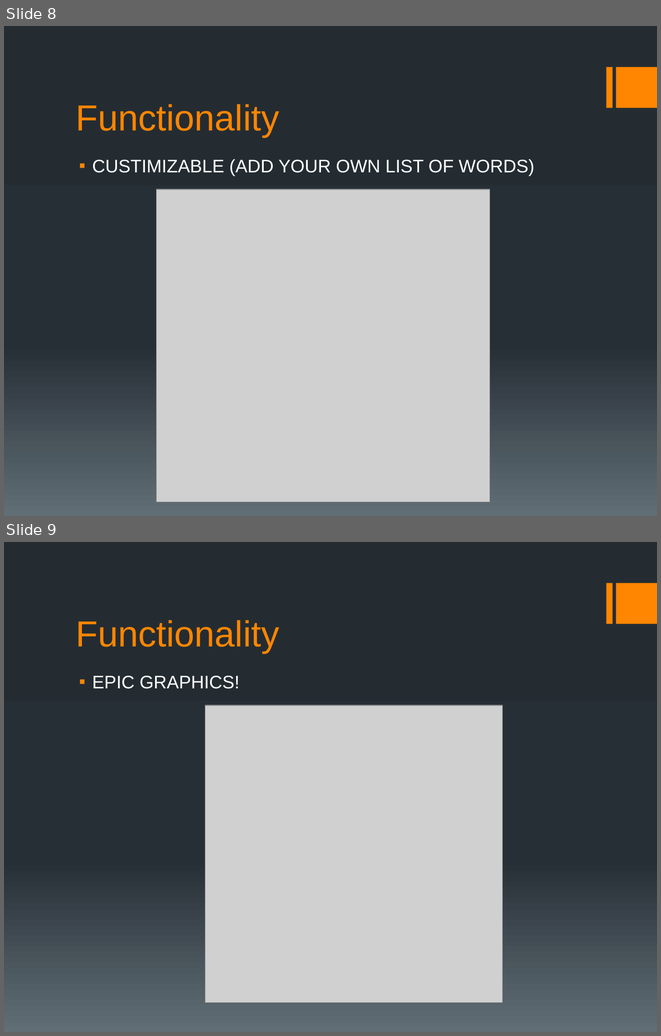
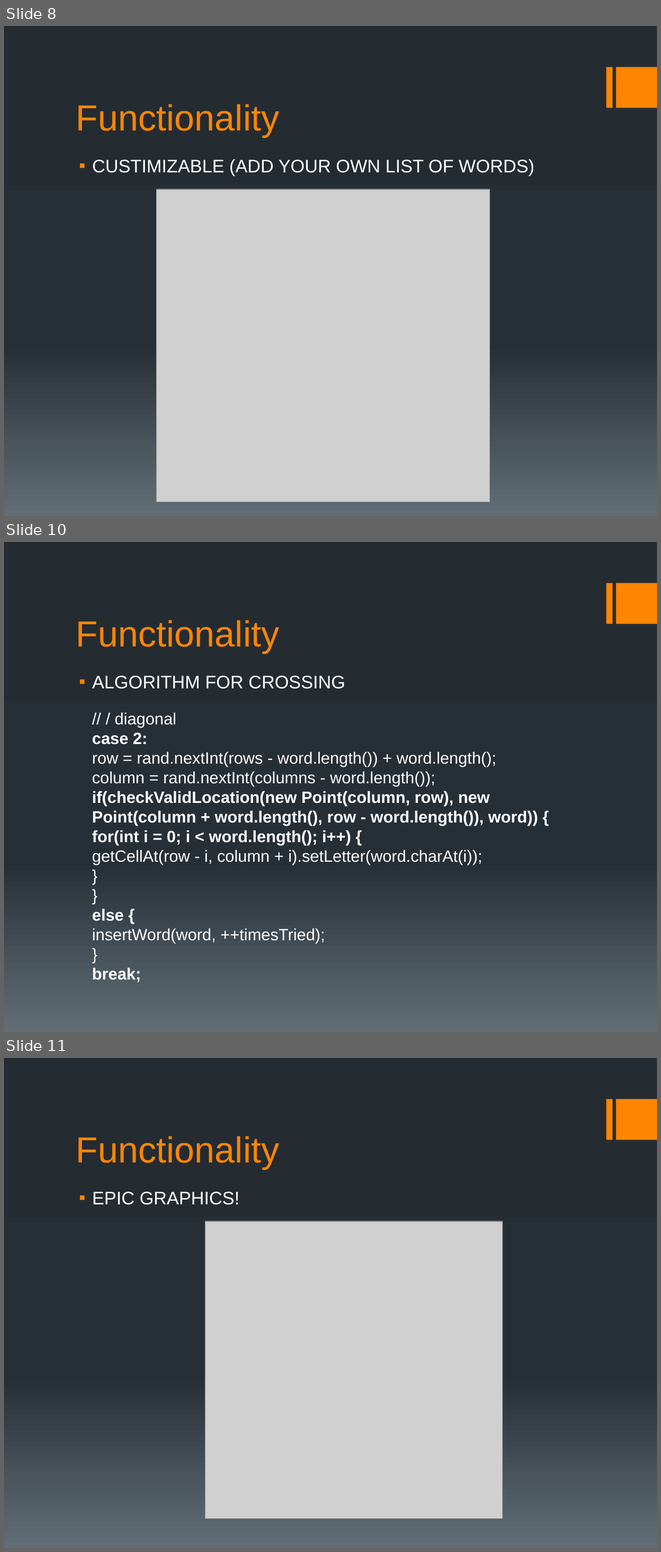
Before and after one commit to nplasterer/WordSearch, a slide deck: Word Search.pptx. Shown one above the other, each under a label of ours: slides 8 and 9 before the commit, slides 8, 10 and 11 after it; the slides between them are not shown. The pictures are 661x1036 and 661x1552 pixels, drawn with LibreOffice and Linux fonts; fonts in the diff are those of the drawing; grey boxes stand for pictures. Boxes give left, top, right and bottom in pixels: in the first picture for what was removed or moved away, otherwise in the second. Text is boxed around its words. In the diff, an @@ line names an element or a change of style, - is before the commit and + after.

```diff
--- a/Word Search.pptx
+++ b/Word Search.pptx
@@ slide 10 added at <box>4,542,657,1032</box>, background gradient #242C33 to #273037 to #636D76; not listed: 2 template elements that a slide beside it also shows @@
@@ title added at <box>76,620,280,653</box>, 40 pt, text #FF8600 @@
+Functionality
@@ text added at <box>92,676,345,689</box>, 20 pt, text #FFFFFF @@
+▪ ALGORITHM FOR CROSSING
@@ text added at <box>92,712,538,982</box>, 18 pt, text #FFFFFF @@
+// / diagonal
+case 2:
+row = rand.nextInt(rows - word.length()) + word.length();
+column = rand.nextInt(columns - word.length());
+if(checkValidLocation(new Point(column, row), new Point(column + word.length(), row - word.length()), word)) {
+for(int i = 0; i < word.length(); i++) {
+getCellAt(row - i, column + i).setLetter(word.charAt(i));
+}
+}
+else {
+insertWord(word, ++timesTried);
+}
+break;
@@ what was slide 9 is now slide 11 @@
```
Also in this commit, not shown: 1 slide changed, 2 other slides added.
